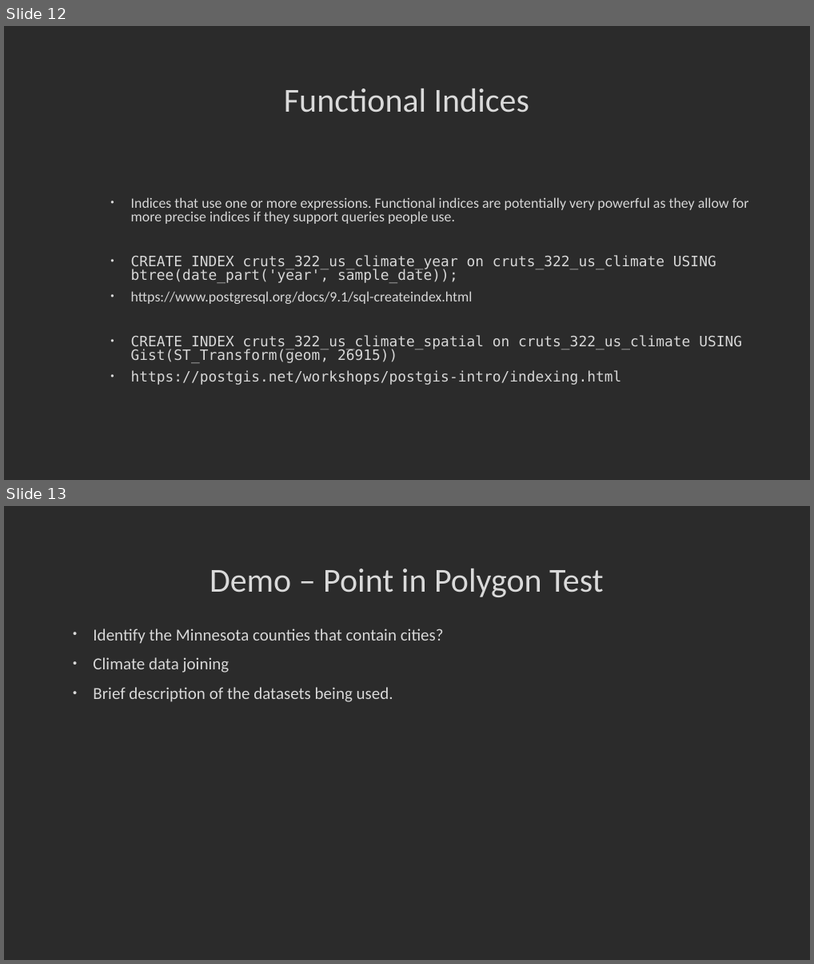
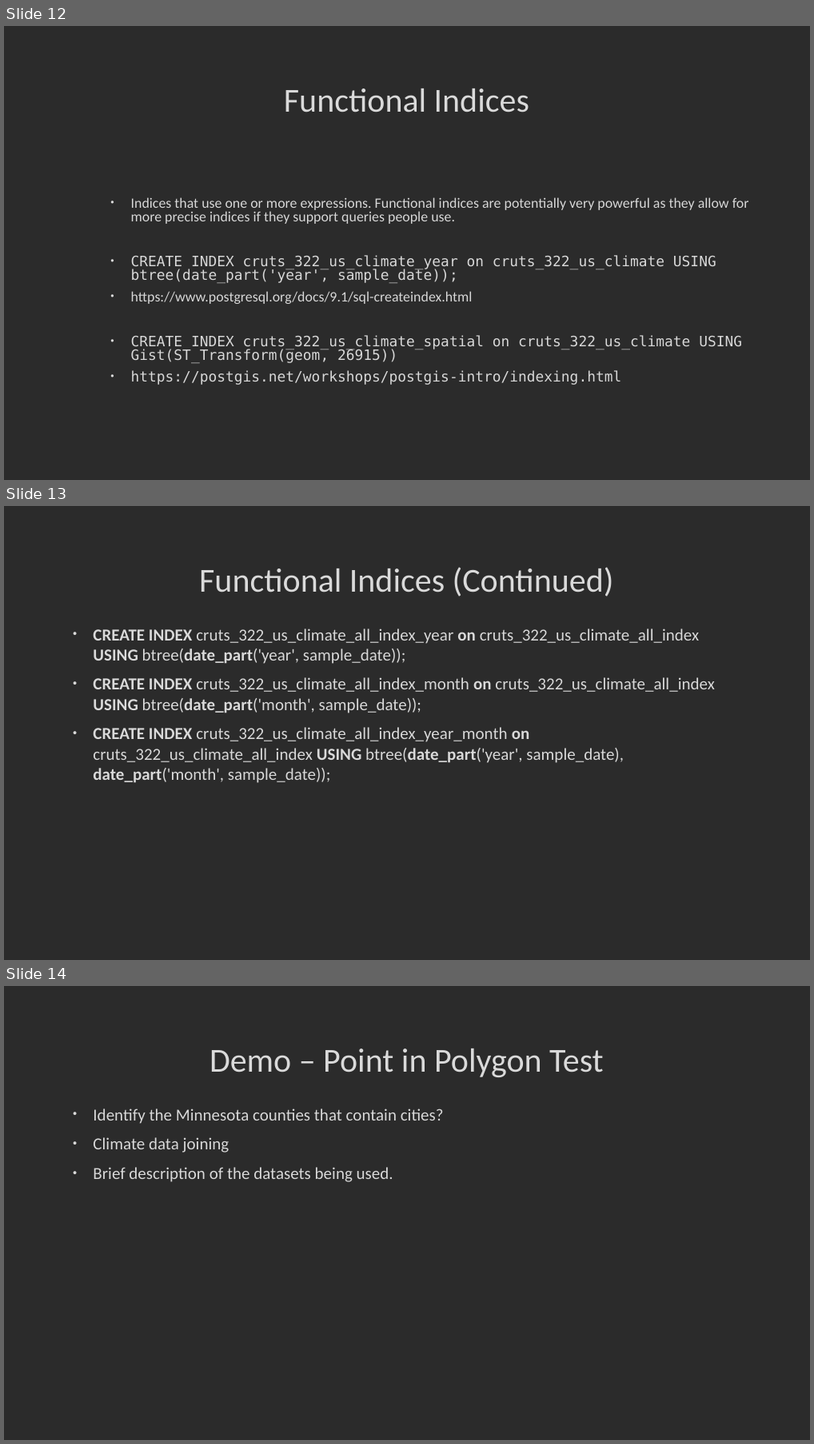
Before and after one commit to MGIS-UMN/GIS5577_week6, a slide deck: Database_Indices.odp. Shown one above the other, each under a label of ours: slides 12 and 13 before the commit, slides 12, 13 and 14 after it. The pictures are 814x964 and 814x1444 pixels, drawn with LibreOffice and Linux fonts; fonts in the diff are those of the drawing; background and template pictures are left out; a plain dark background stands for a picture behind light text. Boxes give left, top, right and bottom in pixels: in the first picture for what was removed or moved away, otherwise in the second. Text is boxed around its words. In the diff, an @@ line names an element or a change of style, - is before the commit and + after.

```diff
--- a/Database_Indices.odp
+++ b/Database_Indices.odp
@@ slide 13 added at (x1=4, y1=506, x2=810, y2=960), background picture (left out) @@
@@ title added at (x1=199, y1=567, x2=614, y2=596), 40 pt, text #DADADA @@
+Functional Indices (Continued)
@@ text added at (x1=93, y1=628, x2=714, y2=783), 20 pt, text #DADADA @@
+• CREATE INDEX cruts_322_us_climate_all_index_year on cruts_322_us_climate_all_index USING btree(date_part('year', sample_date));
+• CREATE INDEX cruts_322_us_climate_all_index_month on cruts_322_us_climate_all_index USING btree(date_part('month', sample_date));
+• CREATE INDEX cruts_322_us_climate_all_index_year_month on cruts_322_us_climate_all_index USING btree(date_part('year', sample_date), date_part('month', sample_date));
@@ what was slide 13 is now slide 14 @@
```
